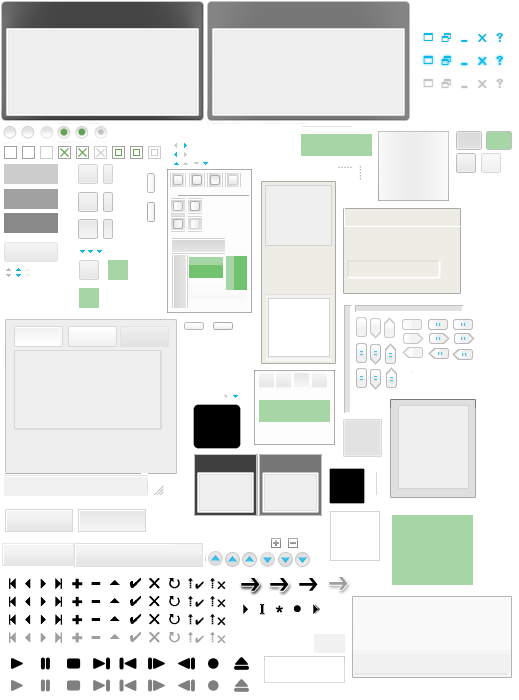
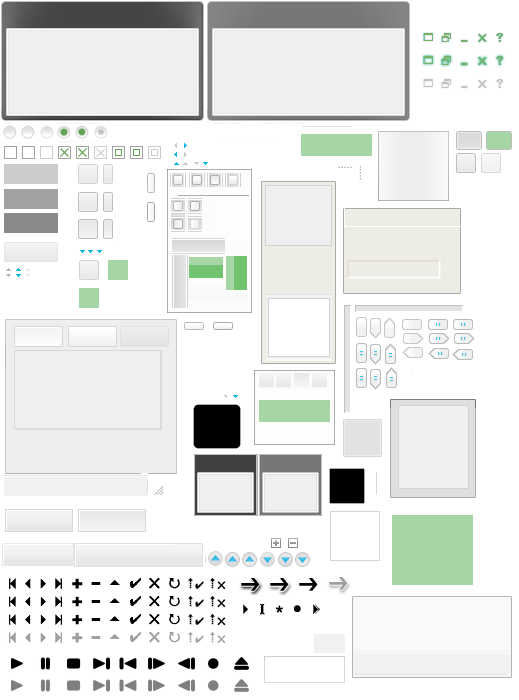
Two versions of the same layered image (w=519, h=700). Layer-by-layer changes:
added group "Form buttons" with 2 layers above "Layer 0" over left=421, top=32, right=505, bottom=67
added layer "form buttons" in group "Form buttons" over left=421, top=32, right=505, bottom=67
